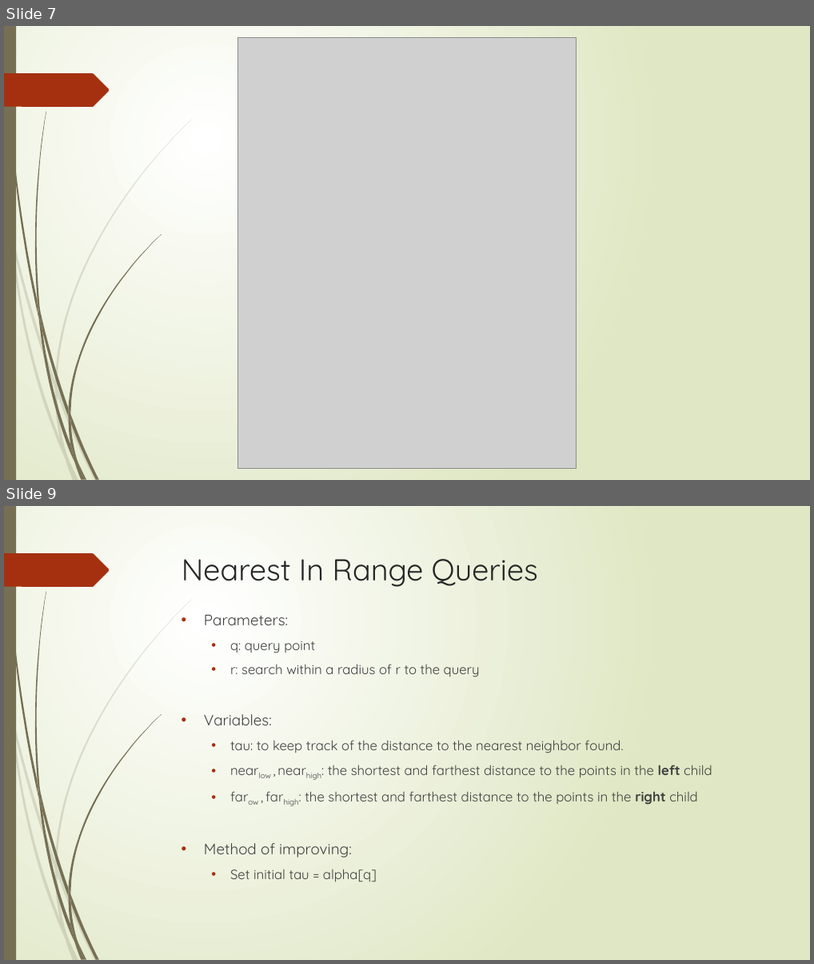
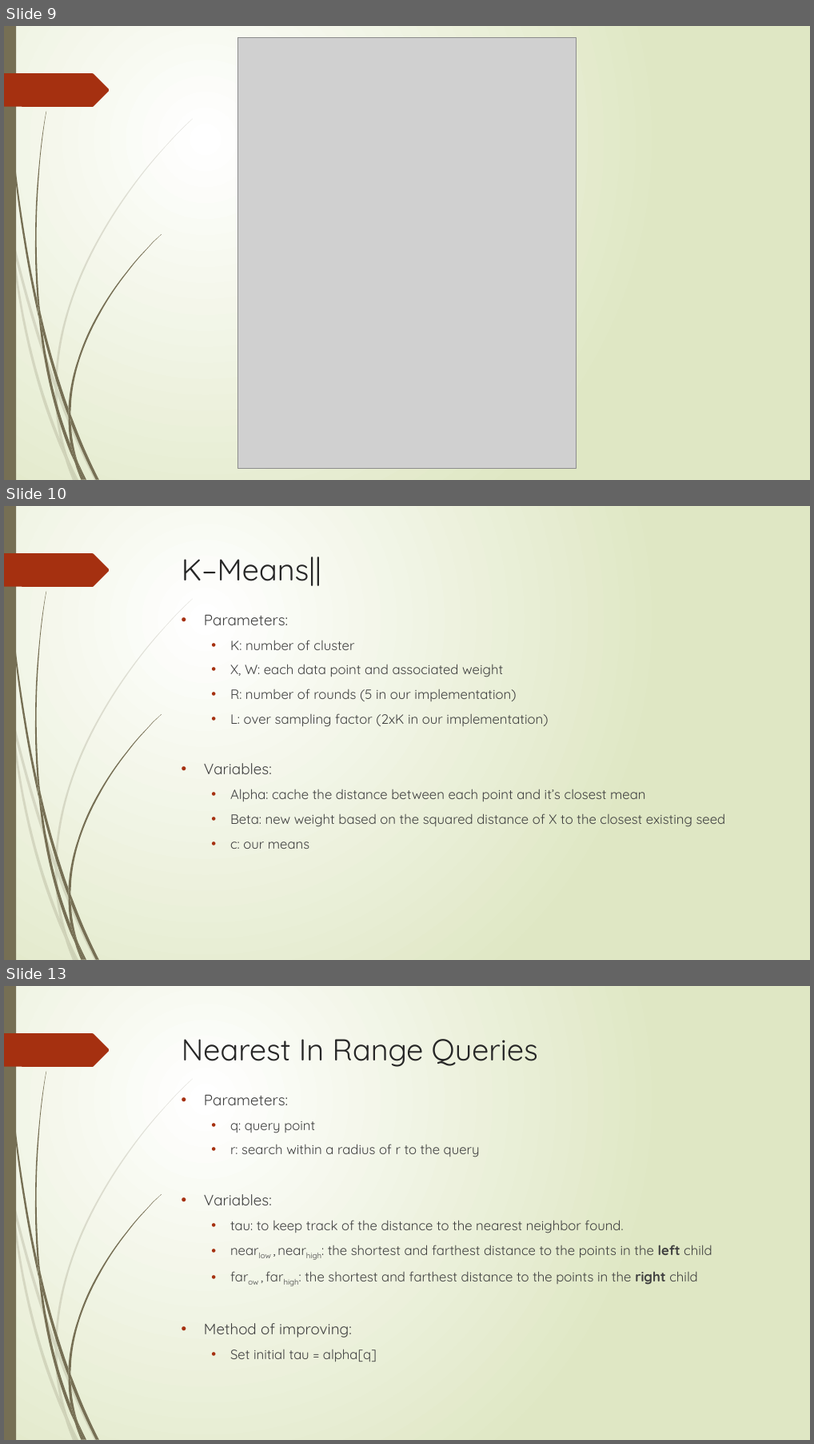
Before and after one commit to hsmmi/Exact-Acceleration-of-K-Means-and-K-Means-parallel, a slide deck: report/spr_final_paper.pptx. Shown one above the other, each under a label of ours: slides 7 and 9 before the commit, slides 9, 10 and 13 after it; the slides between them are not shown. The pictures are 814x964 and 814x1444 pixels, drawn with LibreOffice and Linux fonts; fonts in the diff are those of the drawing; grey boxes stand for pictures. Boxes give left, top, right and bottom in pixels: in the first picture for what was removed or moved away, otherwise in the second. Text is boxed around its words. In the diff, an @@ line names an element or a change of style, - is before the commit and + after.

```diff
--- a/report/spr_final_paper.pptx
+++ b/report/spr_final_paper.pptx
@@ slide 10 added at (4, 506, 810, 960), background gradient #FFFFFF to #DFE8C4; not listed: 24 template elements that a slide beside it also shows @@
@@ title added at (182, 556, 322, 586), 36 pt, text #262626 @@
+K–Means||
@@ text added at (204, 614, 726, 848), 16 pt, text #404040 @@
+• Parameters:
+  • K: number of cluster
+  • X, W: each data point and associated weight
+  • R: number of rounds (5 in our implementation)
+  • L: over sampling factor (2xK in our implementation)
+• Variables:
+  • Alpha: cache the distance between each point and it’s closest mean
+  • Beta: new weight based on the squared distance of X to the closest existing seed
+  • c: our means
@@ what was slide 7 is now slide 9 @@
@@ what was slide 9 is now slide 13 @@
```
Also in this commit, not shown: 7 slides changed, 7 other slides added.
